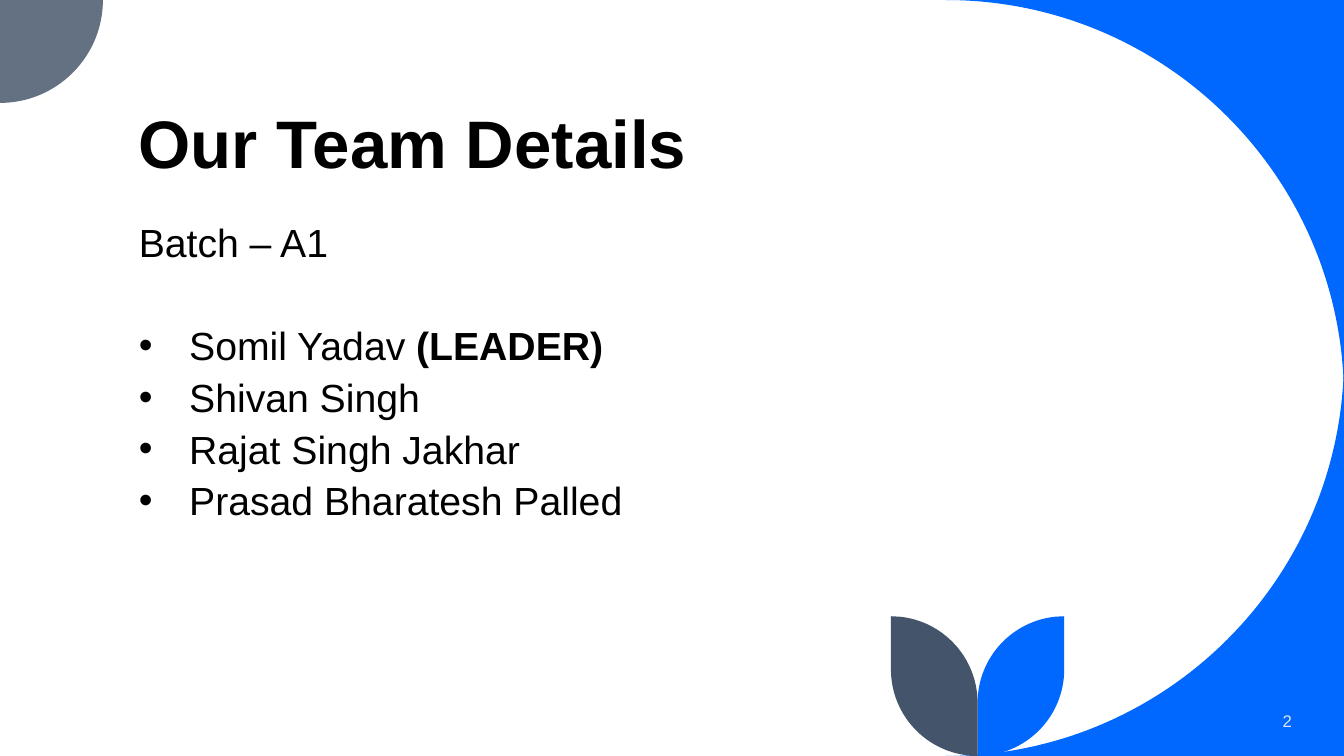
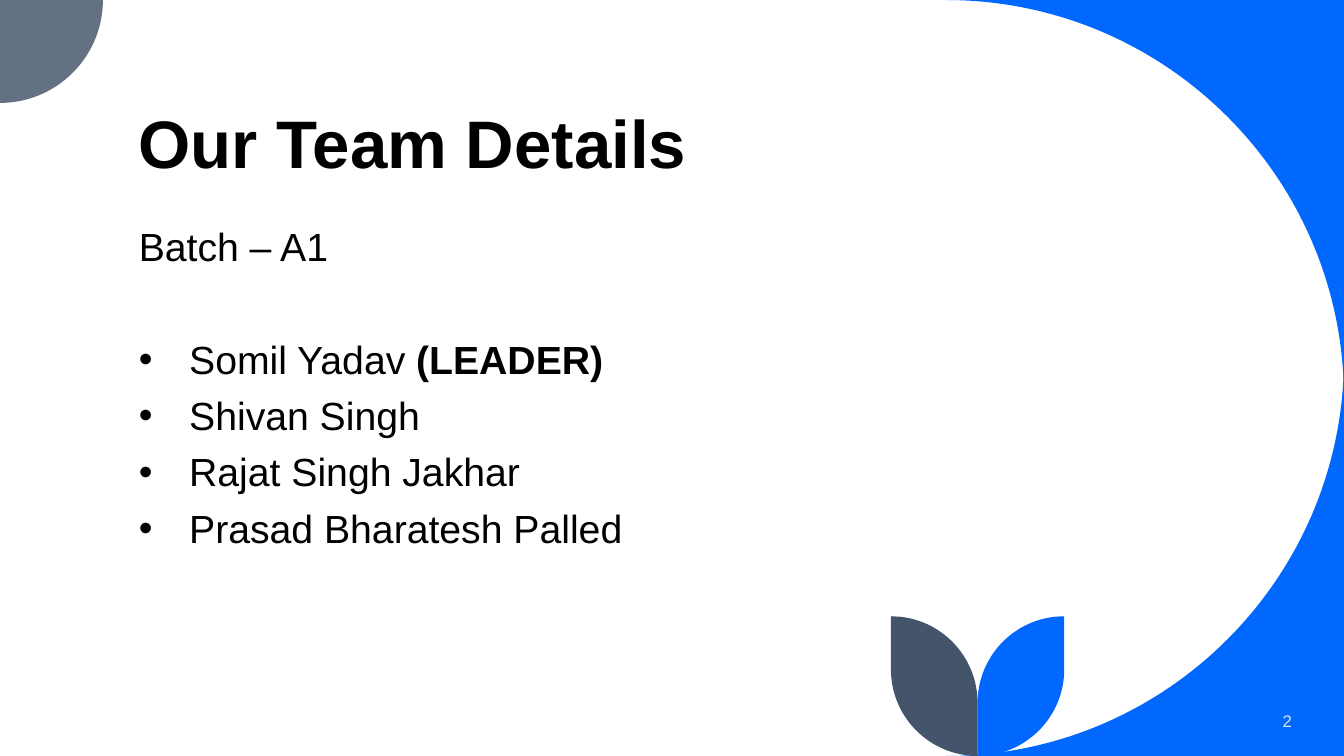
Before and after one commit to Vatsmanglam/Stock-Market-Prediction, a slide deck: slide 2 of project.pptx. Drawn at 1344x756 pixels with LibreOffice and Linux fonts; fonts in the diff are those of the drawing. Boxes give left, top, right and bottom in pixels: in the first picture for what was removed or moved away, otherwise in the second. Text is boxed around its words. In the diff, an @@ line names an element or a change of style, - is before the commit and + after.

```diff
--- a/project.pptx
+++ b/project.pptx
@@ text "Batch – A1" at bbox=[139, 232, 622, 544]: line spacing 0.8 to 0.9 @@
```
Also in this commit, not shown: 3 other slides changed.
